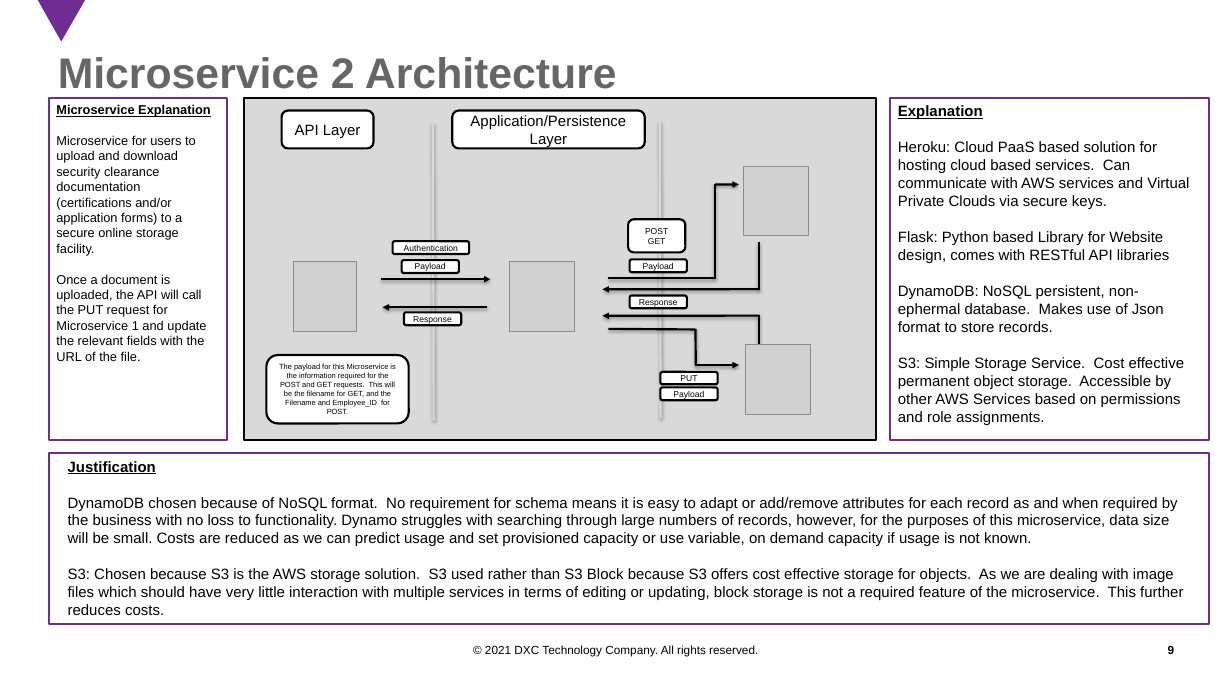
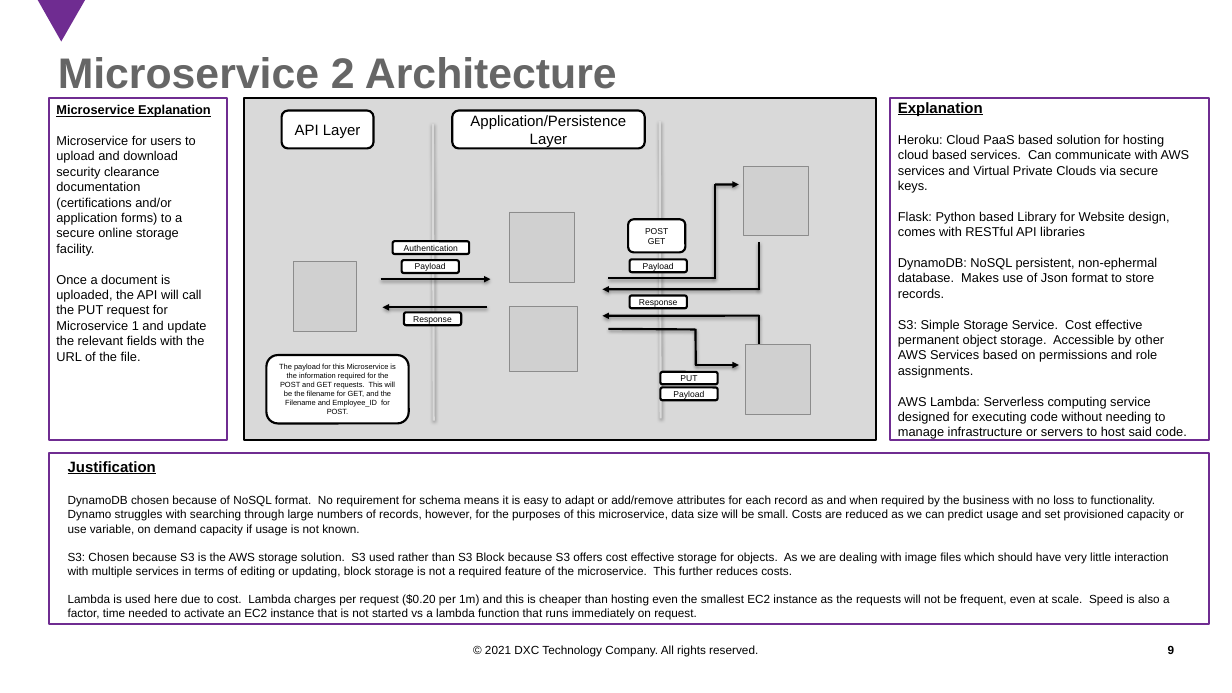
Before and after one commit to Pajmage/CETM67Assignment1, a slide deck: slide 9 of Microservices Architecture.pptx. Drawn at 1232x693 pixels with LibreOffice and Linux fonts; fonts in the diff are those of the drawing; grey boxes stand for pictures; background and template pictures are left out. Boxes give left, top, right and bottom in pixels: in the first picture for what was removed or moved away, otherwise in the second. Text is boxed around its words. In the diff, an @@ line names an element or a change of style, - is before the commit and + after.

```diff
--- a/Microservices Architecture.pptx
+++ b/Microservices Architecture.pptx
@@ text at (x1=898, y1=134, x2=1190, y2=378): size 14 to 12 pt in "Heroku: Cloud PaaS based solution for hosting ...", "Flask: Python based Library for Website design, ...", "DynamoDB: NoSQL persistent, non-ephermal database. Makes use ...", "S3: Simple Storage Service. Cost effective permanent ..." @@
@@ picture moved from (x1=510, y1=262, x2=574, y2=332) to (x1=510, y1=212, x2=574, y2=282) @@
@@ picture added at (x1=510, y1=306, x2=578, y2=372) @@
@@ text at (x1=898, y1=396, x2=1187, y2=439): paragraph added @@
+AWS Lambda: Serverless computing service designed for executing code without needing to manage infrastructure or servers to host said code.
@@ text at (x1=68, y1=495, x2=1184, y2=578): size 14 to 11 pt in "DynamoDB chosen because of NoSQL format. No ...", "S3: Chosen because S3 is the AWS ..." @@
@@ text at (x1=68, y1=594, x2=1170, y2=620): paragraph added @@
+Lambda is used here due to cost. Lambda charges per request ($0.20 per 1m) and this is cheaper than hosting even the smallest EC2 instance as the requests will not be frequent, even at scale. Speed is also a factor, time needed to activate an EC2 instance that is not started vs a lambda function that runs immediately on request.
```
Also in this commit, not shown: 4 other slides changed, 1 slide added, 14 other files.
